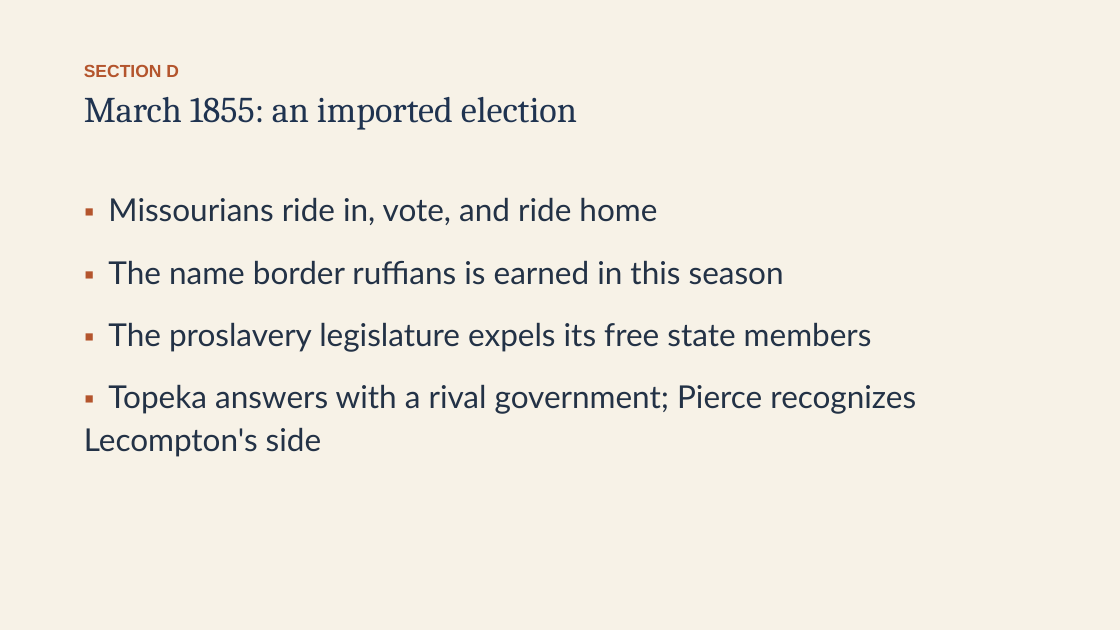
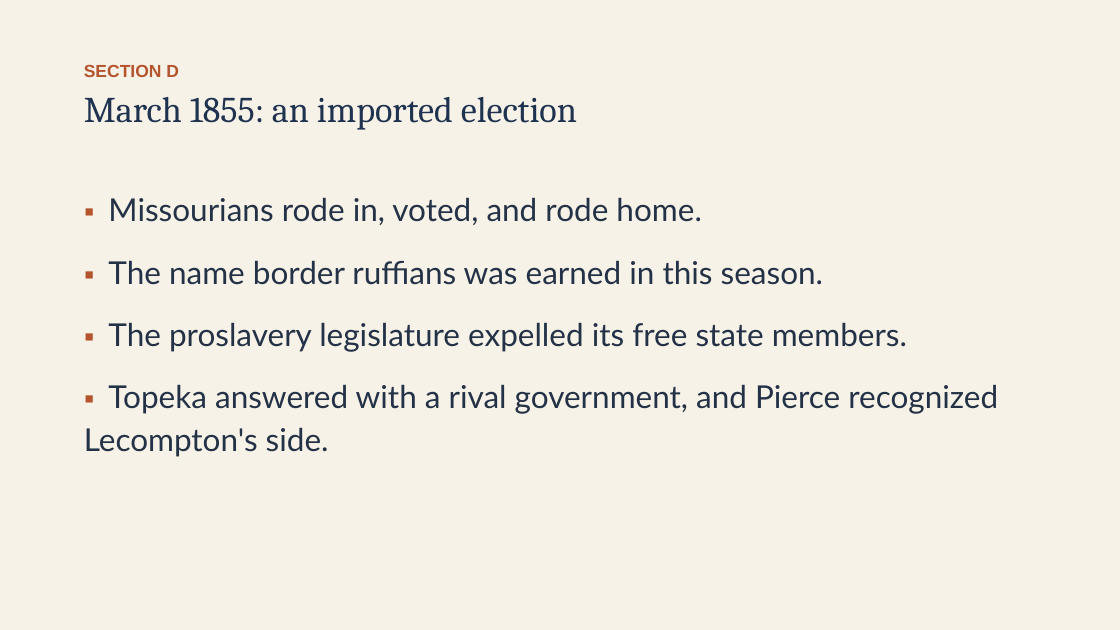
Before and after one commit to ab17gthb/humanities-curriculum-group, a slide deck: slide 16 of sectional-crisis/lesson-03/lesson-03-slides.pptx. Drawn at 1120x630 pixels with LibreOffice and Linux fonts; fonts in the diff are those of the drawing. Boxes give left, top, right and bottom in pixels: in the first picture for what was removed or moved away, otherwise in the second. Text is boxed around its words. In the diff, an @@ line names an element or a change of style, - is before the commit and + after.

```diff
--- a/sectional-crisis/lesson-03/lesson-03-slides.pptx
+++ b/sectional-crisis/lesson-03/lesson-03-slides.pptx
@@ text at box(84, 197, 998, 457): text changed @@
-▪ Missourians ride in, vote, and ride home
-▪ The name border ruffians is earned in this season
-▪ The proslavery legislature expels its free state members
-▪ Topeka answers with a rival government; Pierce recognizes Lecompton's side
+▪ Missourians rode in, voted, and rode home.
+▪ The name border ruffians was earned in this season.
+▪ The proslavery legislature expelled its free state members.
+▪ Topeka answered with a rival government, and Pierce recognized Lecompton's side.
```
Also in this commit, not shown: 12 other slides changed, 6 other files.
